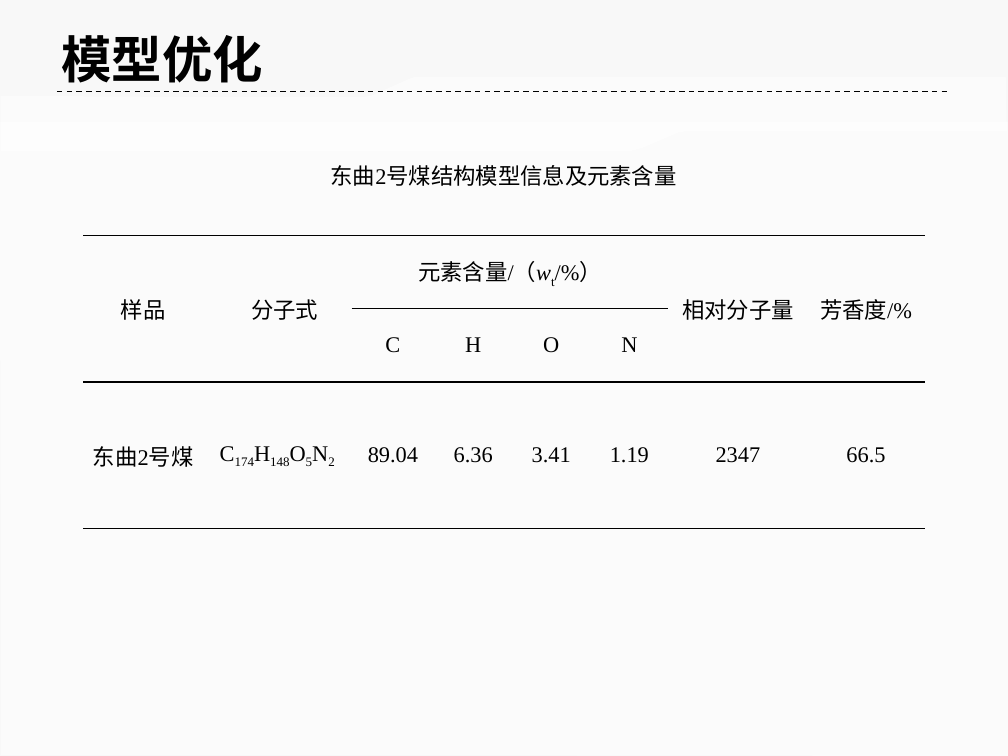
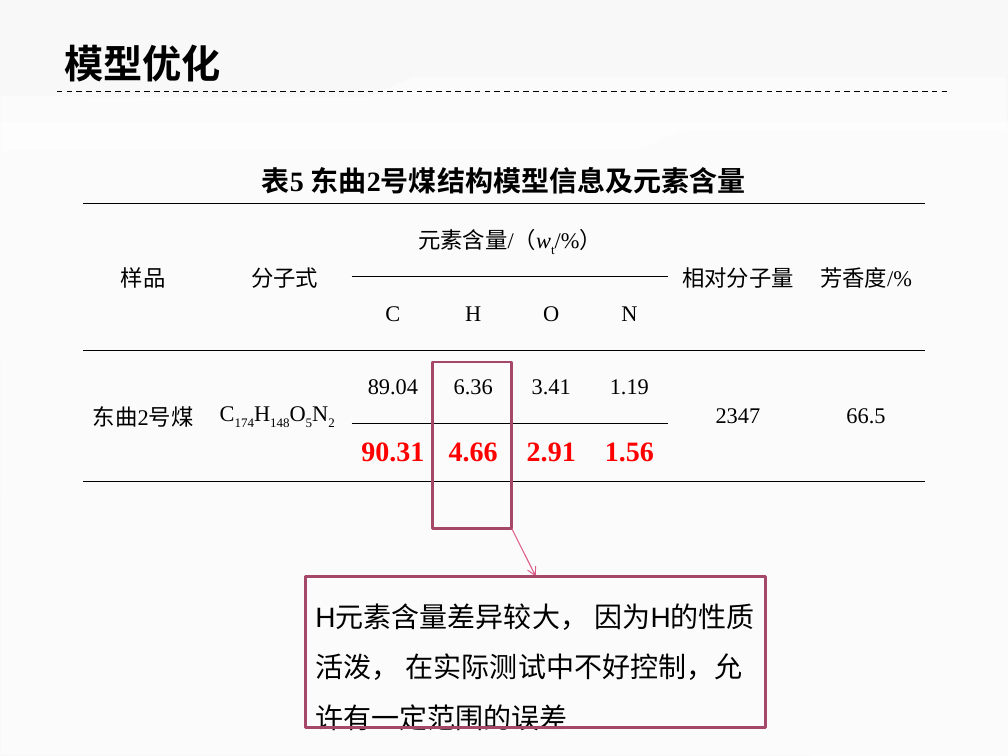
Before and after one commit to ilvcr/GraduationProject, a slide deck: slide 19 of ppt/yoghourtppt.pptx (slide 20 before the commit). Drawn at 1008x756 pixels with LibreOffice and Linux fonts; fonts in the diff are those of the drawing. Boxes give left, top, right and bottom in pixels: in the first picture for what was removed or moved away, otherwise in the second. Text is boxed around its words. In the diff, an @@ line names an element or a change of style, - is before the commit and + after.

```diff
--- a/ppt/yoghourtppt.pptx
+++ b/ppt/yoghourtppt.pptx
@@ text "模型优化": place and size @@
-text "模型优化" at [61,35,263,83]
+text "模型优化" at [64,44,221,82]
@@ text "模型优化" at [64,44,221,82]: size 36 to 28 pt @@
@@ text at [262,167,746,194]: text changed; size 16 to 20 pt; font Noto Sans CJK SC to Times New Roman; bold on @@
-东曲2号煤结构模型信息及元素含量
+表5 东曲2号煤结构模型信息及元素含量
@@ table at [84,204,924,482] @@
+row 4:  |  | 90.31 | 4.66 | 2.91 | 1.56 |  | 
@@ table: place and size @@
-table at [84,235,924,528]
+table at [84,204,924,482]
@@ rectangle added at [432,362,512,528], outline #A44768 2 pt @@
@@ arrow added from (512, 529) to (535, 577), #DC5B89 0.75 pt @@
@@ rectangle added at [305,577,766,728], outline #A44768 2 pt @@
@@ text added at [315,603,755,731], 20 pt, text #000000 @@
+H元素含量差异较大， 因为H的性质活泼， 在实际测试中不好控制，允许有一定范围的误差
```
Also in this commit, not shown: 40 other slides changed, 4 slides added, 15 slides removed, 3 other files.
